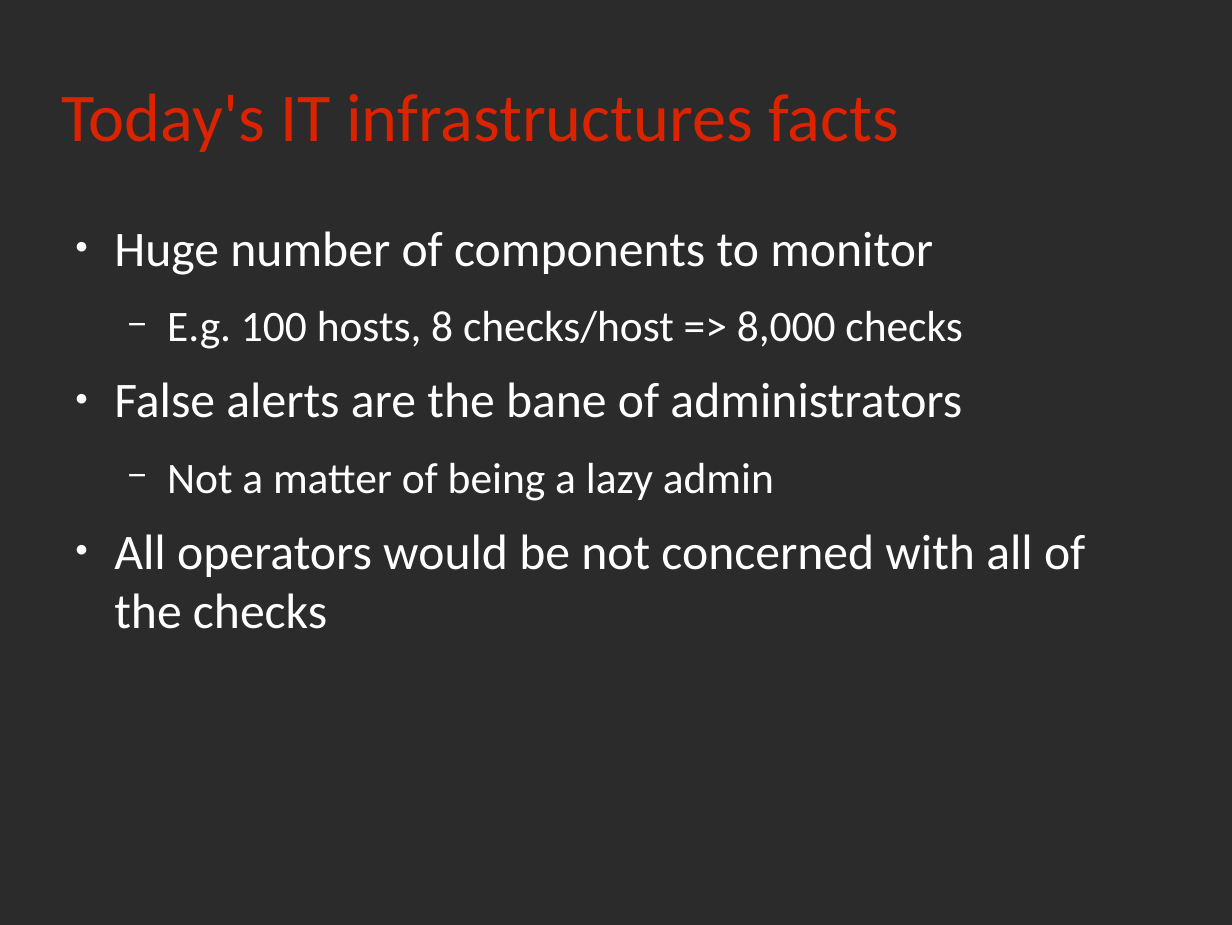
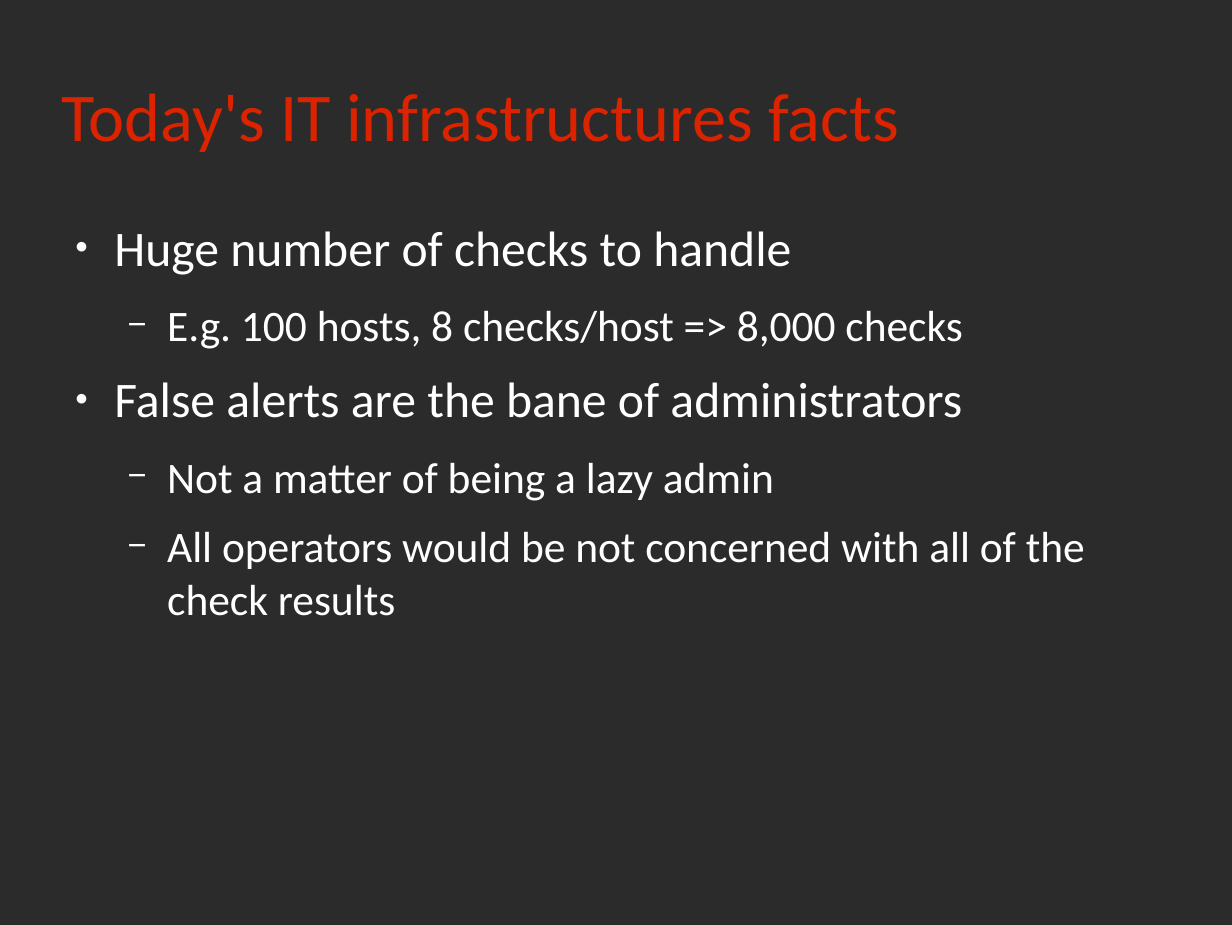
Before and after one commit to rchakode/realopinsight, a slide deck: slide 6 of doc/talks/rmll-2013.odp. Drawn at 1232x925 pixels with LibreOffice and Linux fonts; fonts in the diff are those of the drawing; background and template pictures are left out; a plain dark background stands for a picture behind light text. Boxes give left, top, right and bottom in pixels: in the first picture for what was removed or moved away, otherwise in the second. Text is boxed around its words. In the diff, an @@ line names an element or a change of style, - is before the commit and + after.

```diff
--- a/doc/talks/rmll-2013.odp
+++ b/doc/talks/rmll-2013.odp
@@ text at <box>114,231,791,275</box>: text changed @@
-● Huge number of components to monitor
+● Huge number of checks to handle
@@ text at <box>167,531,1085,616</box>: text changed; size 32 to 28 pt @@
-● All operators would be not concerned with all of the checks
+  − All operators would be not concerned with all of the check results
```
Also in this commit, not shown: 15 other slides changed, 1 slide added.
